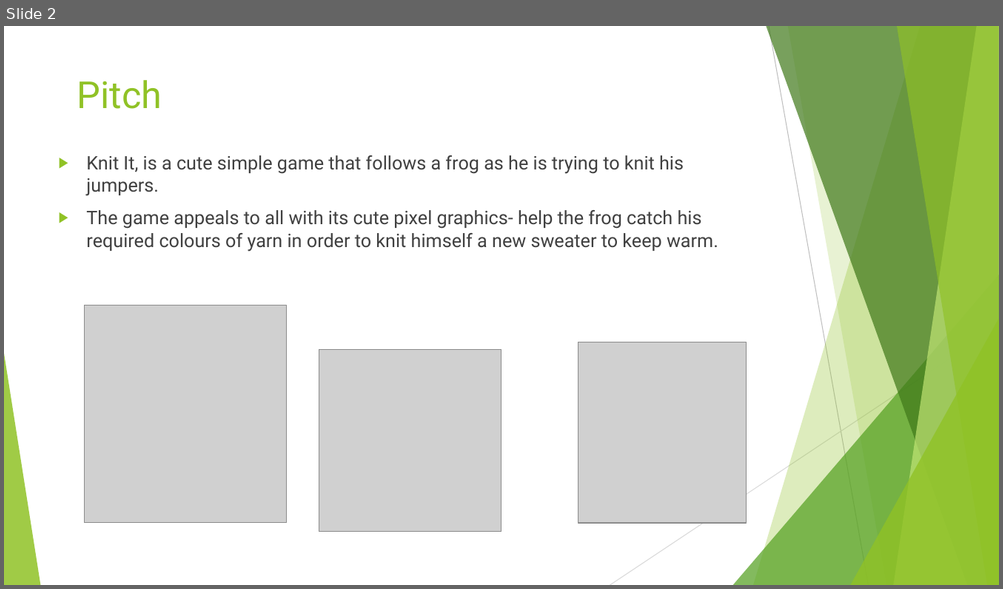
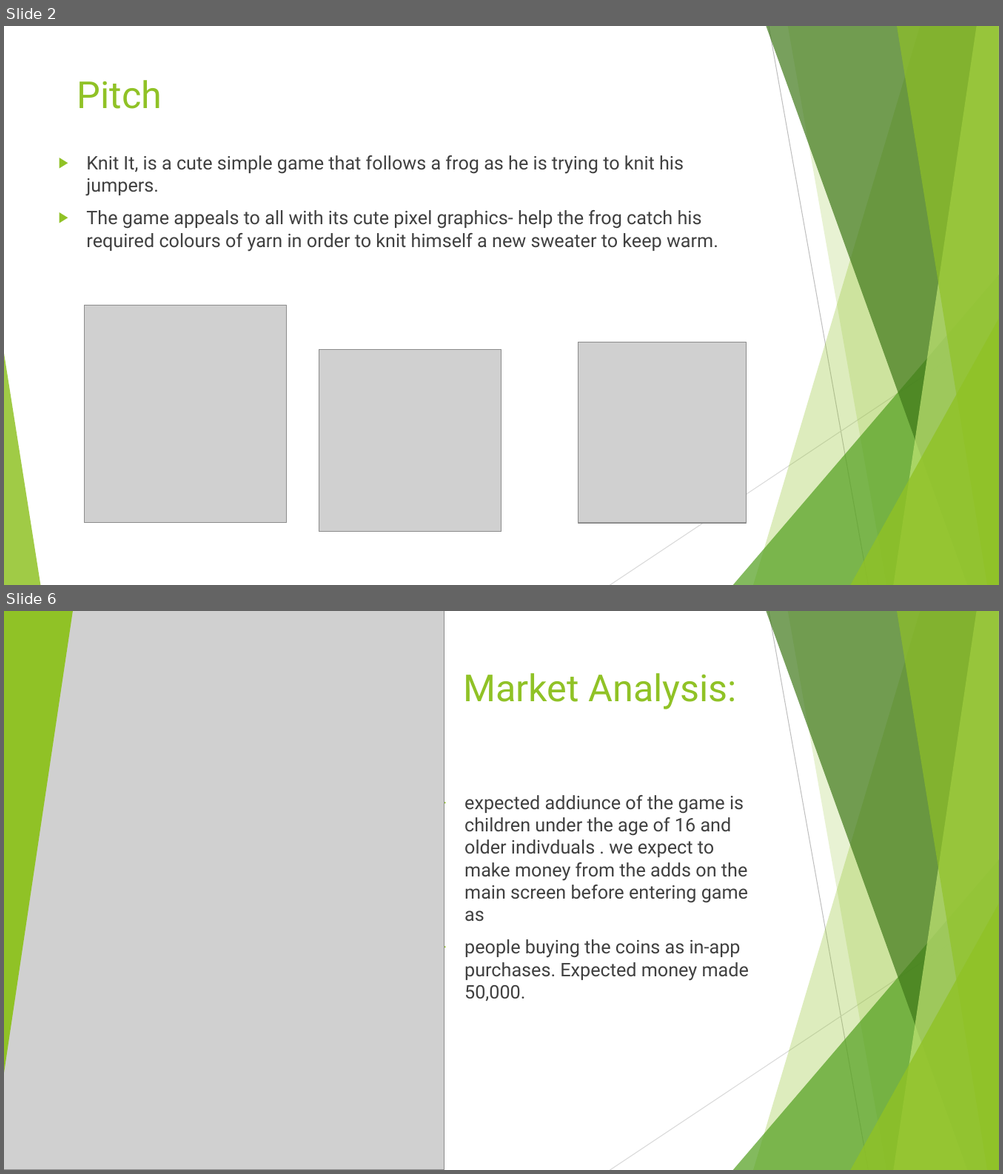
Before and after one commit to PeterLowe/concept3-ruslan-emma, a slide deck: Knit It.pptx. Shown one above the other, each under a label of ours: slide 2 before the commit, slides 2 and 6 after it; the slides between them are not shown. The pictures are 1003x589 and 1003x1174 pixels, drawn with LibreOffice and Linux fonts; fonts in the diff are those of the drawing; grey boxes stand for pictures. Boxes give left, top, right and bottom in pixels: in the first picture for what was removed or moved away, otherwise in the second. Text is boxed around its words. In the diff, an @@ line names an element or a change of style, - is before the commit and + after.

```diff
--- a/Knit It.pptx
+++ b/Knit It.pptx
@@ slide 6 added at [4, 611, 999, 1170], background #FFFFFF; not listed: 10 template elements that a slide beside it also shows @@
@@ picture added at [4, 611, 444, 1170] @@
@@ triangle added at [4, 611, 73, 1073], fill #90C226 @@
@@ title added at [463, 673, 737, 709], 36 pt, text #90C226 @@
+Market Analysis:
@@ text added at [464, 795, 748, 1002], 18 pt, text #404040 @@
+▶ expected addiunce of the game is children under the age of 16 and older indivduals . we expect to make money from the adds on the main screen before entering game as
+▶ people buying the coins as in-app purchases. Expected money made 50,000.
```
Also in this commit, not shown: 4 other slides added.
